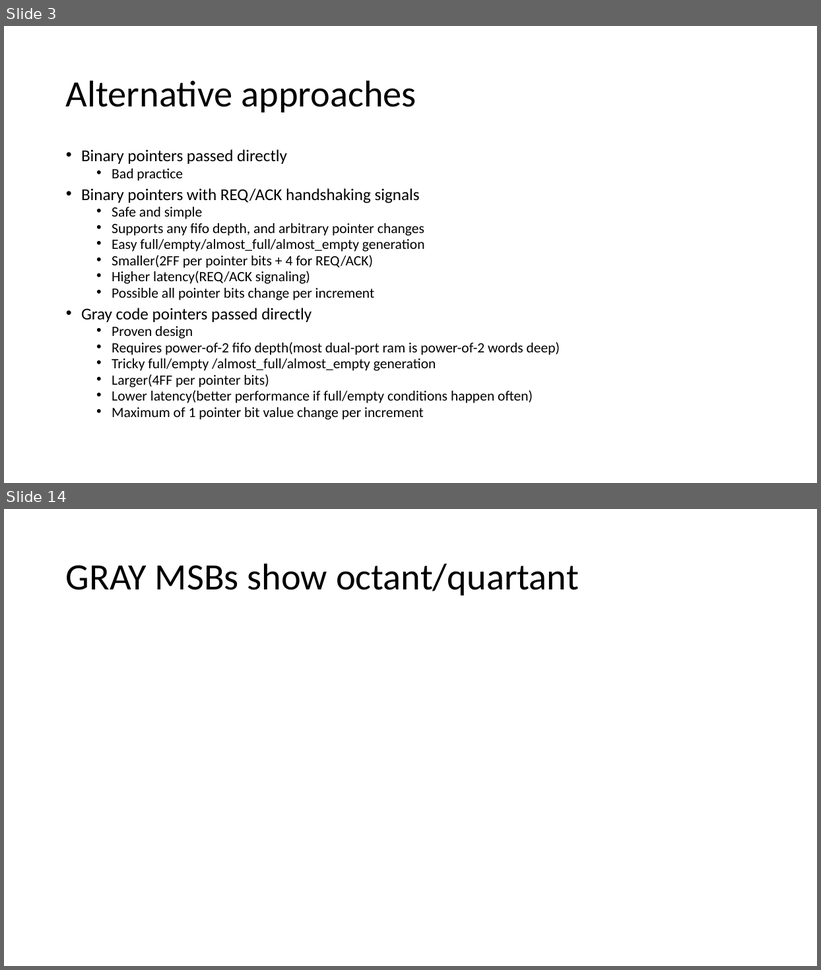
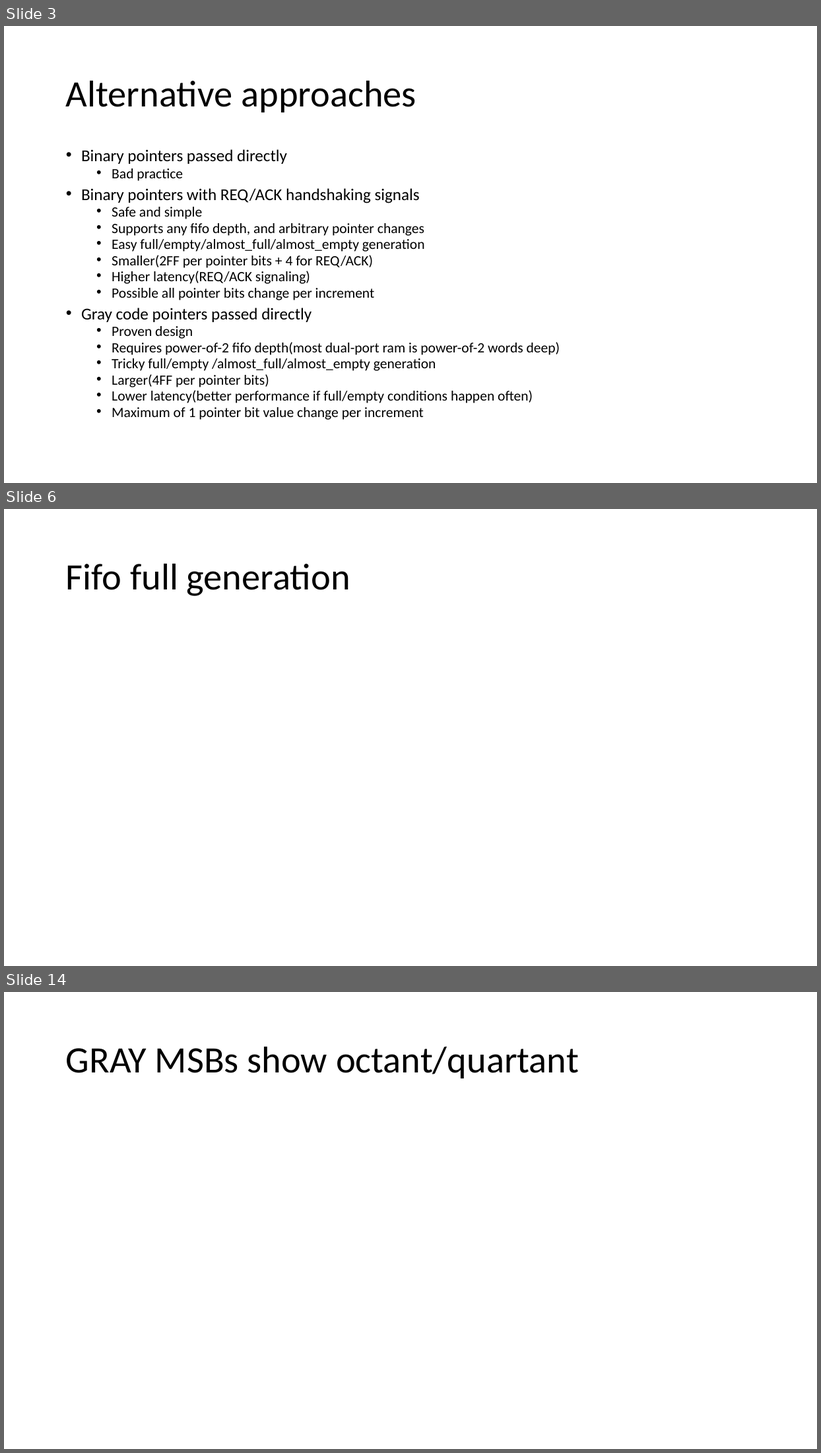
Before and after one commit to lepaulse/fifo, a slide deck: Asynchronous FIFO.pptx. Shown one above the other, each under a label of ours: slides 3 and 14 before the commit, slides 3, 6 and 14 after it; the slides between them are not shown. The pictures are 821x970 and 821x1453 pixels, drawn with LibreOffice and Linux fonts; fonts in the diff are those of the drawing. Boxes give left, top, right and bottom in pixels: in the first picture for what was removed or moved away, otherwise in the second. Text is boxed around its words. In the diff, an @@ line names an element or a change of style, - is before the commit and + after.

```diff
--- a/Asynchronous FIFO.pptx
+++ b/Asynchronous FIFO.pptx
@@ slide 6 added at box(4, 509, 817, 966), background #FFFFFF @@
@@ title added at box(66, 563, 350, 596), 44 pt, text #000000 @@
+Fifo full generation
```
Also in this commit, not shown: 5 slides changed, 4 other slides added, 5 slides removed, 3 other files.
